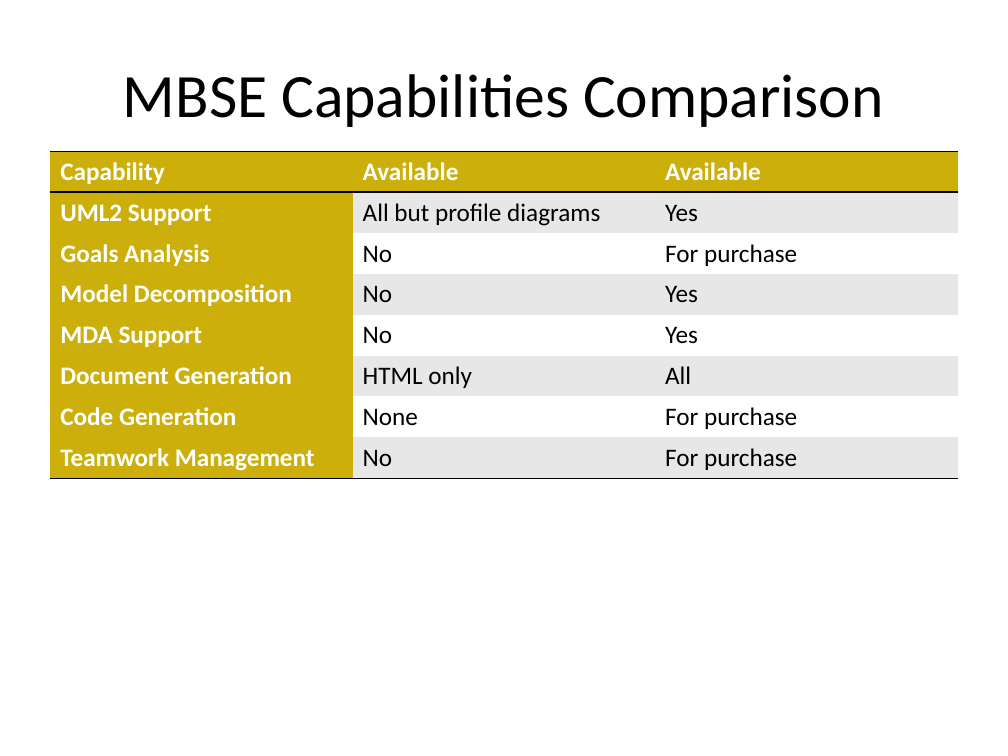
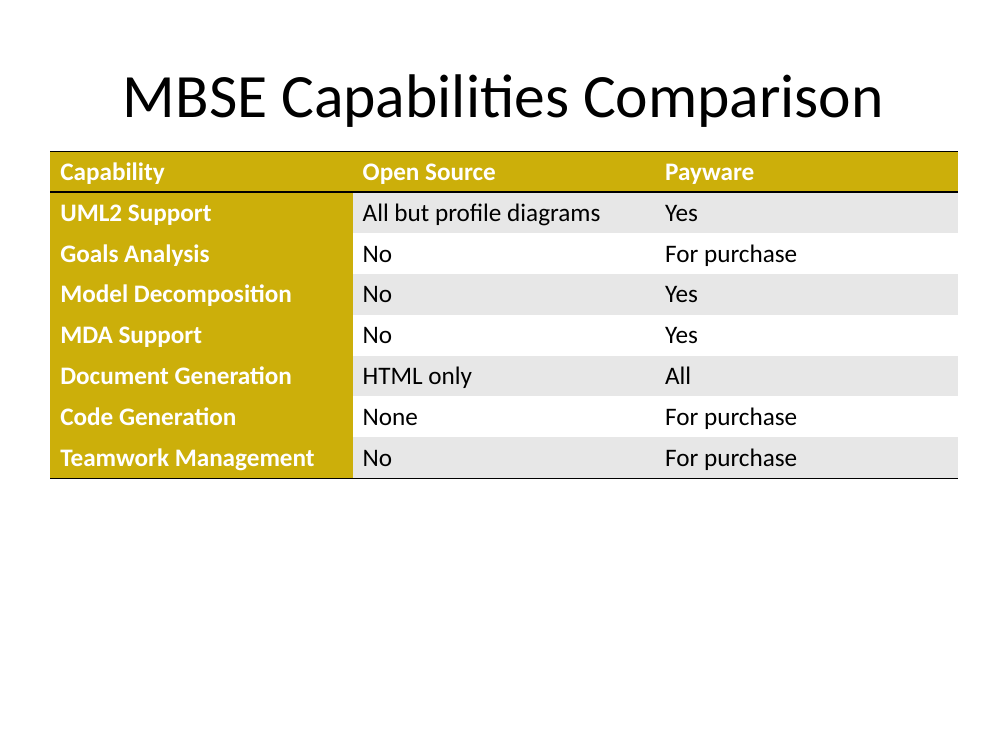
Before and after one commit to mazzas/School, a slide deck: slide 9 of SE4930/Modelio.ppt. Drawn at 1008x756 pixels with LibreOffice and Linux fonts; fonts in the diff are those of the drawing. Boxes give left, top, right and bottom in pixels: in the first picture for what was removed or moved away, otherwise in the second. Text is boxed around its words. In the diff, an @@ line names an element or a change of style, - is before the commit and + after.

```diff
--- a/SE4930/Modelio.ppt
+++ b/SE4930/Modelio.ppt
@@ table at bbox=[50, 151, 958, 475] @@
-row 1, column 2: Available
+row 1, column 2: Open Source
-row 1, column 3: Available
+row 1, column 3: Payware
```
Also in this commit, not shown: 1 other slide changed, 1 other file.
